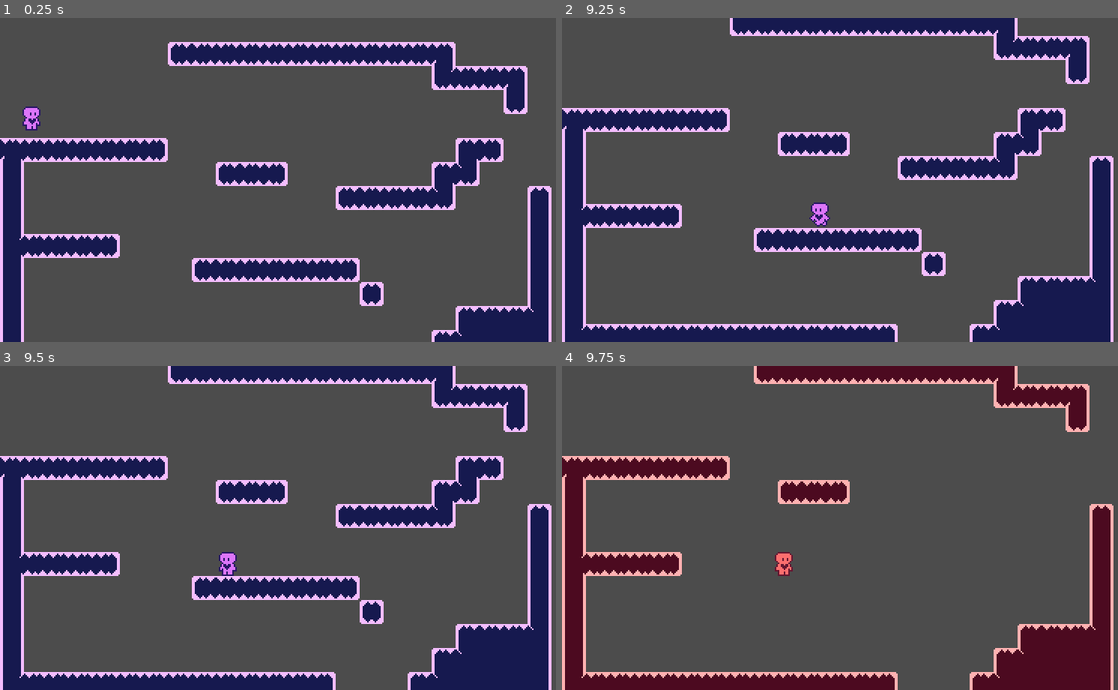
Above: before the commit, frames 1-4 (two rows, left to right).
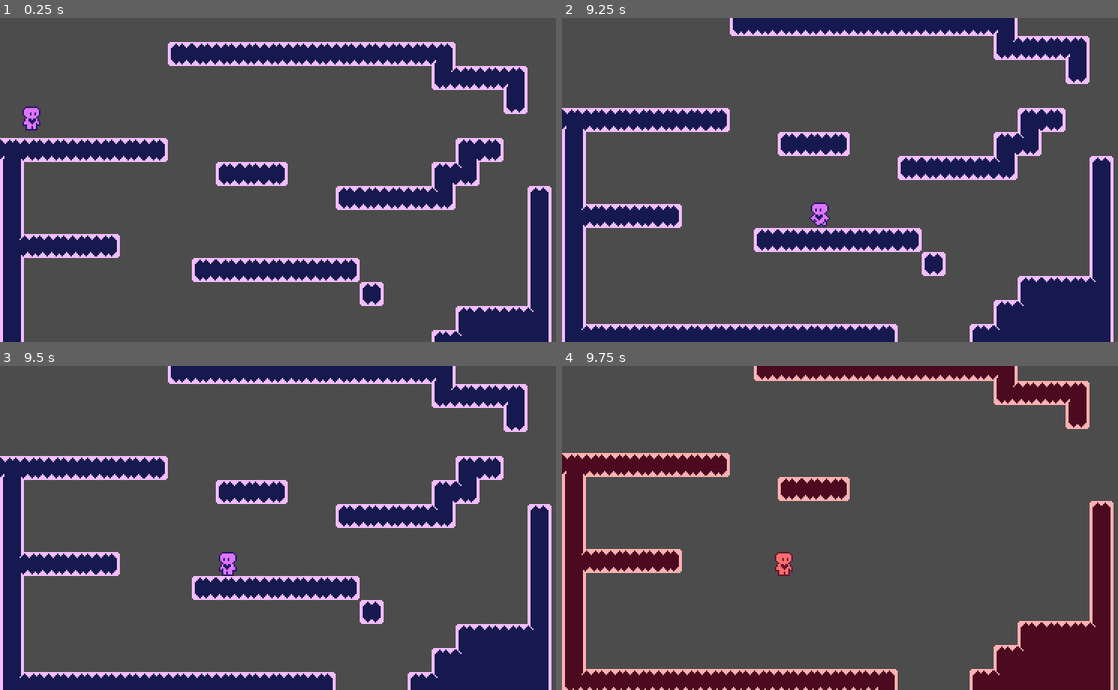
Above: after the commit, the same moments.

Repository: SignaturedX/MTL_GGJ
Game: Godot game, scene res://Main.tscn
Same seed, same stepped clock (60 frames per second), same inputs: the game is played once before the commit and once after it.
Inputs:
- Up to frame 1 (0.25 s): no input
- Up to frame 2 (9.25 s): hold D (right_key) 0.53-2.03 s; tap Q (dim_swap_key) every 0.75 s from 0.6 to 8.85 s; tap W (up_key) at 0.77, 1.52, 3.02, 3.77, 4.52, 6.02, 6.77, 7.52, 9.02 s; hold A (left_key) 2.03-4.28 s; hold D (right_key) 4.28-8.03 s; hold A (left_key) from 8.03 s (still down)
- Up to frame 3 (9.5 s): keep holding A (left_key)
- Up to frame 4 (9.75 s): release A (left_key) at 9.53 s; hold D (right_key) from 9.53 s (still down); tap Q (dim_swap_key) at 9.6 s

Frames 1-3 are identical in both runs. In frame 4, 4.9% of the frame differs, in the area x 0-100%, y 2-100%.

Commit message:
Version 1.6
- Switched mask & layers for switch functionality

- Rough skeleton for menu workings added

Diff:
--- a/globalgamejam/Main.gd
+++ b/globalgamejam/Main.gd
@@ -2,10 +2,13 @@
 extends Node
 
 
+onready var world_access = worlds.new()
 onready var purpleChar = preload("res://Purple.tscn")
 onready var redChar = preload("res://Red.tscn")
-onready var purpleWorld = $PurpleDimension/Level1
-onready var redWorld = $RedDimension/Level1
+onready var menuHelp = menu.new()
+onready var purpleWorld = $MainMenu/Levels/PurpleDimension/Level1
+onready var redWorld = $MainMenu/Levels/RedDimension/Level1
+onready var mainMenu = $MainMenu
 var purpleInstance
 var redInstance
 
@@ -14,6 +17,10 @@
 # Called when the node enters the scene tree for the first time.
 func _ready():
 	_level0()
+	$CanvasLayer/PauseMenu.hide()
+	mainMenu.hide()
+
+
 
 
 func _switch():
@@ -37,6 +44,7 @@
 	if x_input != false:
 
 		end_world()
+		menuHelp.call_main()
 
 
 func end_world():
@@ -58,6 +66,8 @@
 
 		redWorld.visible = true #sets visibility for the worlds
 		purpleWorld.visible = false
+
+
 
 
 	else:
--- a/globalgamejam/Main.tscn
+++ b/globalgamejam/Main.tscn
@@ -1,16 +1,30 @@
-[gd_scene load_steps=4 format=2]
+[gd_scene load_steps=8 format=2]
 
 [ext_resource path="res://RedDimension.tscn" type="PackedScene" id=1]
+[ext_resource path="res://PauseMenu.tscn" type="PackedScene" id=2]
 [ext_resource path="res://Main.gd" type="Script" id=3]
 [ext_resource path="res://Purple Dimension.tscn" type="PackedScene" id=4]
+[ext_resource path="res://MainMenu.tscn" type="PackedScene" id=5]
+[ext_resource path="res://levels.gd" type="Script" id=6]
+[ext_resource path="res://menu.gd" type="Script" id=7]
 
 [node name="Main" type="Node"]
 script = ExtResource( 3 )
 
-[node name="RedDimension" parent="." instance=ExtResource( 1 )]
+[node name="MainMenu" parent="." instance=ExtResource( 5 )]
+script = ExtResource( 7 )
 
-[node name="PurpleDimension" parent="." instance=ExtResource( 4 )]
+[node name="Levels" type="Node" parent="MainMenu"]
+script = ExtResource( 6 )
+
+[node name="RedDimension" parent="MainMenu/Levels" instance=ExtResource( 1 )]
+
+[node name="PurpleDimension" parent="MainMenu/Levels" instance=ExtResource( 4 )]
 
 [node name="StartPosition" type="Position2D" parent="."]
 position = Vector2( 21, 55 )
 rotation = 0.00024115
+
+[node name="CanvasLayer" type="CanvasLayer" parent="."]
+
+[node name="PauseMenu" parent="CanvasLayer" instance=ExtResource( 2 )]
--- /dev/null
+++ b/globalgamejam/MainMenu.gd
@@ -0,0 +1,16 @@
+extends Control
+
+
+# Declare member variables here. Examples:
+# var a = 2
+# var b = "text"
+
+
+# Called when the node enters the scene tree for the first time.
+func _ready():
+	pass # Replace with function body.
+
+
+# Called every frame. 'delta' is the elapsed time since the previous frame.
+#func _process(delta):
+#	pass
--- /dev/null
+++ b/globalgamejam/PauseMenu.gd
@@ -0,0 +1,25 @@
+extends Control
+
+onready var menuHelp = menu.new()
+
+
+# Declare member variables here. Examples:
+# var a = 2
+# var b = "text"
+
+
+# Called when the node enters the scene tree for the first time.
+func _ready():
+	pass # Replace with function body.
+
+
+# Called every frame. 'delta' is the elapsed time since the previous frame.
+#func _process(delta):
+#	pass
+
+
+func _on_Quit_pressed():
+
+	menuHelp.call_main()
+
+	pass # Replace with function body.
--- a/globalgamejam/PauseMenu.tscn
+++ b/globalgamejam/PauseMenu.tscn
@@ -1,13 +1,20 @@
-[gd_scene load_steps=2 format=2]
+[gd_scene load_steps=3 format=2]
 
 [ext_resource path="res://title_font.tres" type="DynamicFont" id=1]
+[ext_resource path="res://PauseMenu.gd" type="Script" id=2]
 
-[node name="PauseMenu" type="CanvasLayer"]
+[node name="PauseMenu" type="Control"]
+anchor_right = 1.0
+anchor_bottom = 1.0
+script = ExtResource( 2 )
+__meta__ = {
+"_edit_use_anchors_": false
+}
 
 [node name="ColorRect" type="ColorRect" parent="."]
 anchor_right = 1.0
 anchor_bottom = 1.0
-color = Color( 0, 0, 0, 0.294118 )
+color = Color( 0.223529, 0.223529, 0.223529, 0.403922 )
 __meta__ = {
 "_edit_use_anchors_": false
 }
@@ -82,3 +89,5 @@
 custom_fonts/font = ExtResource( 1 )
 text = "QUIT"
 flat = true
+
+[connection signal="pressed" from="CenterContainer/VBoxContainer2/VBoxContainer/VBoxContainer3/VBoxContainer2/Quit" to="." method="_on_Quit_pressed"]
--- a/globalgamejam/Purple Dimension.tscn
+++ b/globalgamejam/Purple Dimension.tscn
@@ -151,7 +151,7 @@
 0/region = Rect2( 0, 0, 176, 80 )
 0/tile_mode = 1
 0/autotile/bitmask_mode = 1
-0/autotile/bitmask_flags = [ Vector2( 0, 0 ), 432, Vector2(  …(662 unchanged characters)… Vector2( 7, 1 ), 155, Vector2( 7, 2 ), 218, Vector2( 7, 3 ), 26, Vector2( 7, 4 ), 154, Vector2( 8, 0 ), 184, Vector2( 8, 1 ), 191, Vector2( 8, 2 ), 506, Vector2( 8, 3 ), 58, Vector2( 8, 4 ),  …(139 unchanged characters)…
+0/autotile/bitmask_flags = [ Vector2( 0, 0 ), 432, Vector2(  …(662 unchanged characters)… Vector2( 7, 1 ), 155, Vector2( 7, 2 ), 223, Vector2( 7, 3 ), 26, Vector2( 7, 4 ), 154, Vector2( 8, 0 ), 184, Vector2( 8, 1 ), 511, Vector2( 8, 2 ), 507, Vector2( 8, 3 ), 58, Vector2( 8, 4 ),  …(139 unchanged characters)…
 0/autotile/icon_coordinate = Vector2( 3, 3 )
 0/autotile/tile_size = Vector2( 16, 16 )
 0/autotile/spacing = 0
--- a/globalgamejam/Red.tscn
+++ b/globalgamejam/Red.tscn
@@ -51,6 +51,8 @@
 } ]
 
 [node name="Red" type="KinematicBody2D" groups=["red"]]
+collision_layer = 8
+collision_mask = 8
 script = ExtResource( 2 )
 __meta__ = {
 "_edit_group_": true
--- a/globalgamejam/RedDimension.tscn
+++ b/globalgamejam/RedDimension.tscn
@@ -457,5 +457,6 @@
 tile_set = SubResource( 48 )
 cell_size = Vector2( 16, 16 )
 collision_layer = 2
+collision_mask = 8
 format = 1
 tile_data = PoolIntArray( 65544, 0, 196608, 65545, 0, 196609, 65546, 0, 196609, 65547, 0, 196609, 65548, 0, 196609, 655 …(1405 unchanged characters)…
--- /dev/null
+++ b/globalgamejam/Worlds.gd
@@ -0,0 +1,19 @@
+class_name worlds
+extends Node
+
+onready var purpleWorld = $PurpleDimension/Level1
+onready var redWorld = $RedDimension/Level1
+
+
+# Declare member variables here. Examples:
+# var a = 2
+# var b = "text"
+
+
+# Called when the node enters the scene tree for the first time.
+func _ready():
+	pass # Replace with function body.
+
+# Called every frame. 'delta' is the elapsed time since the previous frame.
+#func _process(delta):
+#	pass
--- /dev/null
+++ b/globalgamejam/levels.gd
@@ -0,0 +1,9 @@
+class_name levels
+extends Node
+
+onready var level1_p = $PurpleDimension/Level1
+onready var level1_r = $RedDimension/Level1
+
+
+func _ready():
+	pass
--- /dev/null
+++ b/globalgamejam/menu.gd
@@ -0,0 +1,29 @@
+class_name menu
+extends Node
+
+onready var la = levels.new()
+onready var purpleDim = la.level1_p
+
+
+# Called when the node enters the scene tree for the first time.
+func _ready():
+	pass # Replace with function body.
+
+func call_main():
+
+	# purpleDim.visible = false
+
+#	world2.set_process(false)
+#
+#	inst1.queue_free()
+#	inst2.queue_free()
+#
+
+#	main_menu.visible = true
+
+
+	pass
+
+# Called every frame. 'delta' is the elapsed time since the previous frame.
+#func _process(delta):
+#	pass
--- a/globalgamejam/project.godot
+++ b/globalgamejam/project.godot
@@ -18,10 +18,28 @@
 "class": "character",
 "language": "GDScript",
 "path": "res://character.gd"
+}, {
+"base": "Node",
+"class": "levels",
+"language": "GDScript",
+"path": "res://levels.gd"
+}, {
+"base": "Node",
+"class": "menu",
+"language": "GDScript",
+"path": "res://menu.gd"
+}, {
+"base": "Node",
+"class": "worlds",
+"language": "GDScript",
+"path": "res://Worlds.gd"
 } ]
 _global_script_class_icons={
 "Main": "",
-"character": ""
+"character": "",
+"levels": "",
+"menu": "",
+"worlds": ""
 }
 
 [application]
@@ -78,12 +96,18 @@
 , Object(InputEventKey,"resource_local_to_scene":false,"resource_name":"","device":0,"alt":false,"shift":false,"control":false,"meta":false,"command":false,"pressed":false,"scancode":81,"physical_scancode":0,"unicode":0,"echo":false,"script":null)
  ]
 }
+pause_game={
+"deadzone": 0.5,
+"events": [ Object(InputEventKey,"resource_local_to_scene":false,"resource_name":"","device":0,"alt":false,"shift":false,"control":false,"meta":false,"command":false,"pressed":false,"scancode":0,"physical_scancode":16777217,"unicode":0,"echo":false,"script":null)
+ ]
+}
 
 [layer_names]
 
-2d_physics/layer_1="player"
+2d_physics/layer_1="player1"
 2d_physics/layer_2="redwalls"
 2d_physics/layer_3="purplewalls"
+2d_physics/layer_4="player2"
 
 [physics]
 
